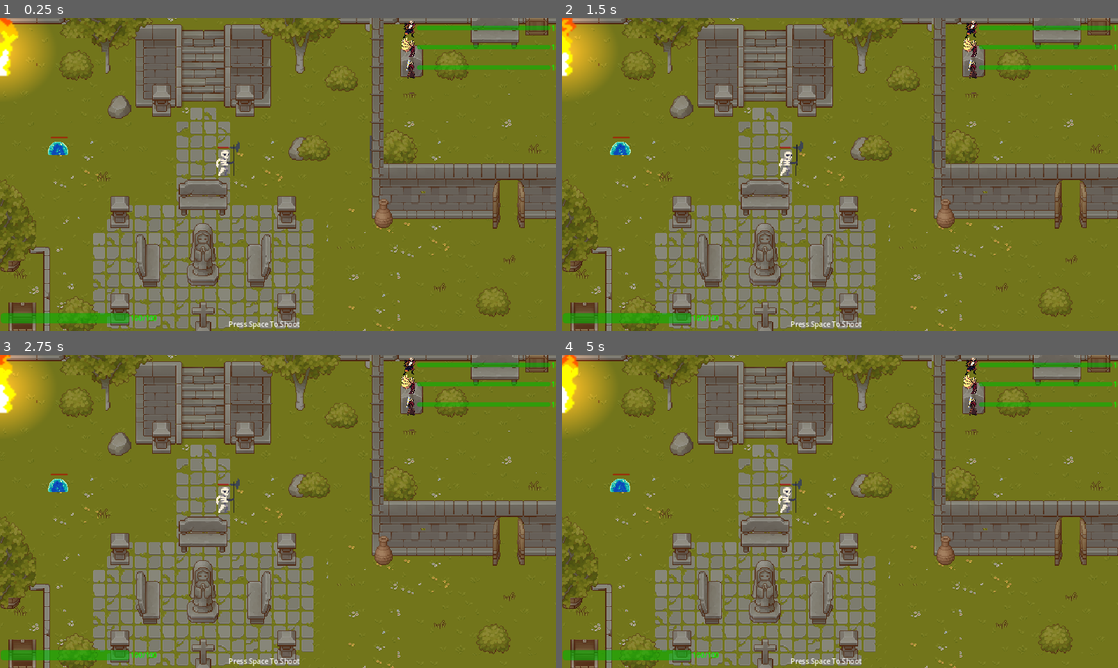
Above: before the commit, frames 1-4 (two rows, left to right).
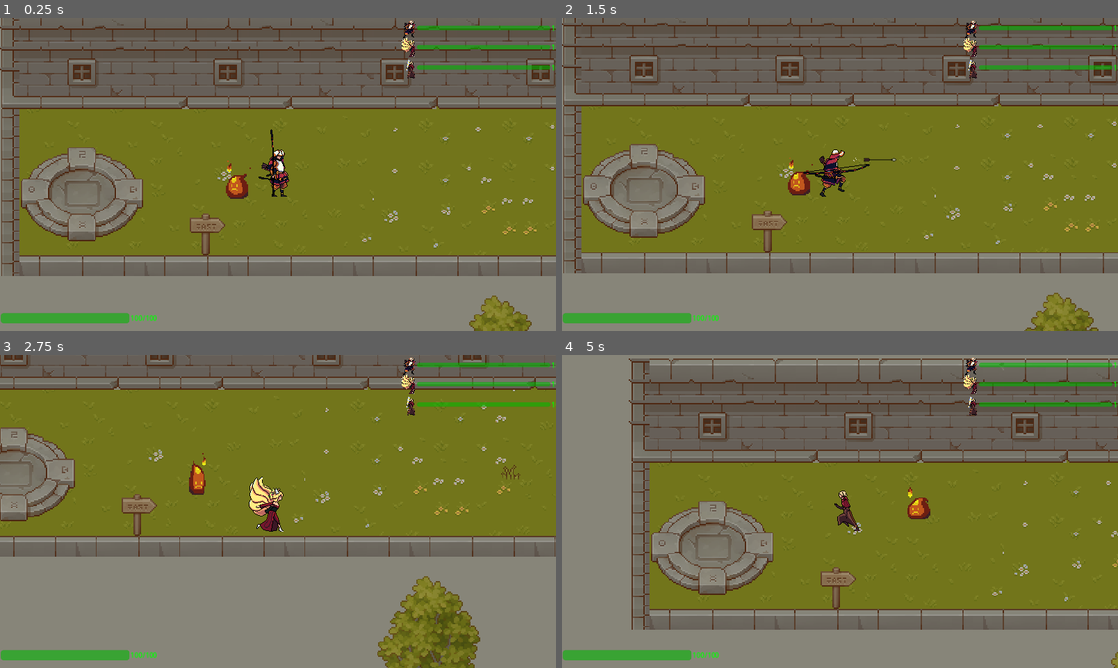
Above: after the commit, the same moments.

Repository: AugustanaCSC380January2024/final-game-jeager
Game: Godot game, scene res://scenes/levels/level_1.tscn
Two runs of this game, one before a commit and one after it. Both use one fixed random seed, a clock stepped at 60 frames per second and the inputs below.
Inputs:
- Up to frame 1 (0.25 s): no input
- Up to frame 2 (1.5 s): tap Space (normal attack) at 0.5, 1.25 s; hold D (move right) 0.53-1.28 s; tap E (ultimate) at 0.6 s; hold S (move down) from 1.28 s (still down); tap 1 (character 1 selected) at 1.35 s
- Up to frame 3 (2.75 s): tap E (ultimate) at 1.55, 2.3 s; tap Space (normal attack) at 2 s; release S (move down) at 2.03 s; hold D (move right) from 2.03 s (still down); tap 2 (character 2 selected) at 2.1 s
- Up to frame 4 (5 s): tap Space (normal attack) at 2.75, 3.5, 3.6, 4.25 s; release D (move right) at 2.78 s; hold W (move up) 2.78-3.53 s; tap 3 (character 3 selected) at 2.85 s; tap E (ultimate) at 3.05, 3.8, 4.35 s; hold A (move left) from 3.53 s (still down)

The runs differ from the first frame. In frame 1, 63% of the frame differs, in the area x 0-100%, y 0-100%; in frame 2, 63%; in frame 3, 56%; in frame 4, 68%.
Error before the commit: Parse Error: Could not resolve super class inheritance from "Level". (res://scripts/levels/level_1.gd:1)
Error after the commit: Cannot call method 'get_children' on a null value. (res://scripts/levels/level.gd:12)

Commit message:
removed a line of code used for debug it might cause errors

Diff:
--- a/scripts/levels/level.gd
+++ b/scripts/levels/level.gd
@@ -41,7 +41,7 @@
 	if Input.is_action_just_pressed("ultimate"):
 		if (cooldown.over()):
 			cooldown.start_timer()
-			curr_player.
+			#curr_player.
 
 func _enemy_killed(pos):
 	var new_particle = absorb_particles.instantiate()
